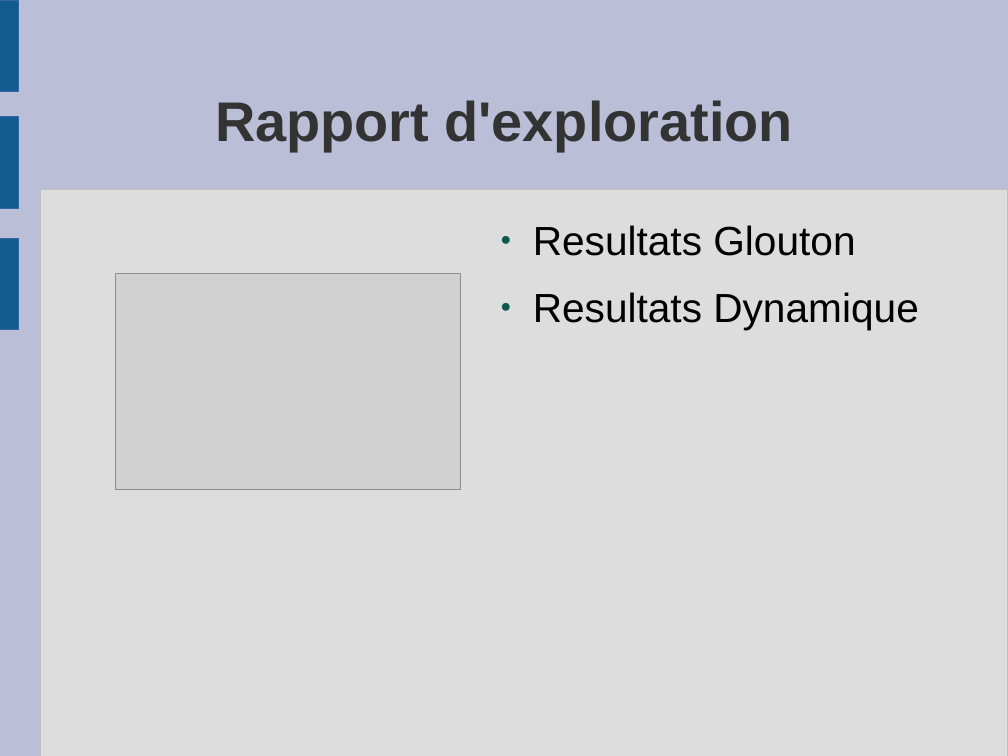
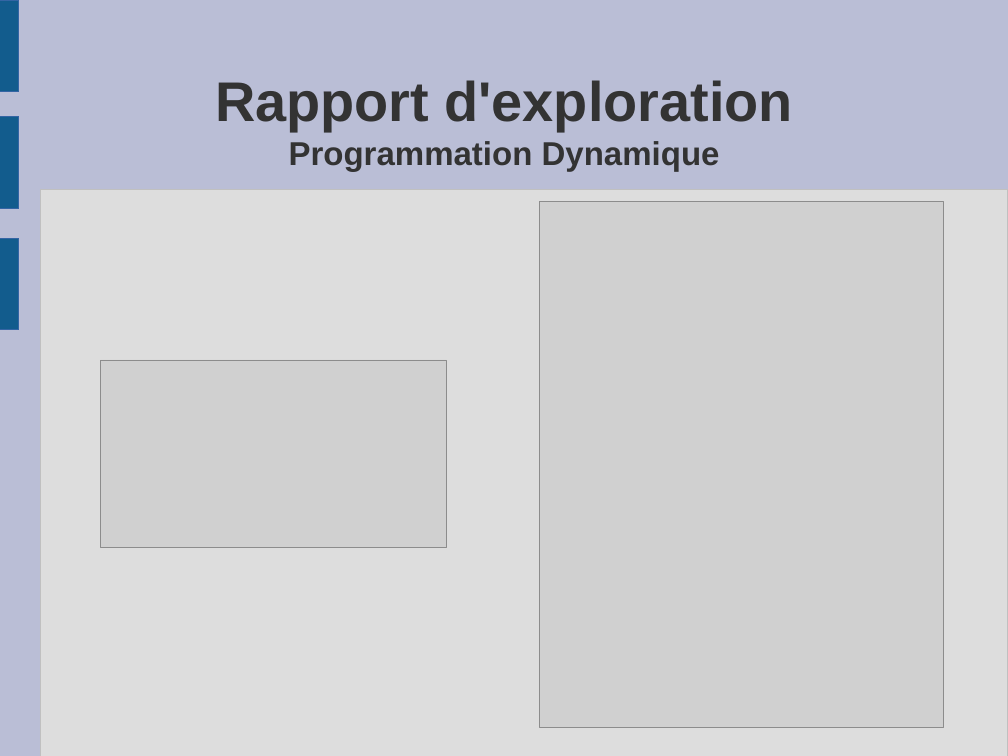
Before and after one commit to quentin8469/OC-QL-P07, a slide deck: slide 16 of Diapositives/diapo_algoinvest&trade.odp. Drawn at 1008x756 pixels with LibreOffice and Linux fonts; fonts in the diff are those of the drawing; grey boxes stand for pictures. Boxes give left, top, right and bottom in pixels: in the first picture for what was removed or moved away, otherwise in the second. Text is boxed around its words. In the diff, an @@ line names an element or a change of style, - is before the commit and + after.

```diff
--- a/Diapositives/diapo_algoinvest&trade.odp
+++ b/Diapositives/diapo_algoinvest&trade.odp
@@ title at (215, 80, 793, 172): text changed; size 44 to 26 pt @@
-Rapport d'exploration
+Rapport d'exploration
+Programmation Dynamique
@@ picture added at (541, 201, 944, 727) @@
@@ text removed at (533, 225, 919, 330) @@
-● Resultats Glouton
-● Resultats Dynamique
@@ picture: place and size @@
-picture at (115, 273, 461, 489)
+picture at (101, 360, 446, 548)
```
Also in this commit, not shown: 5 other slides changed.
